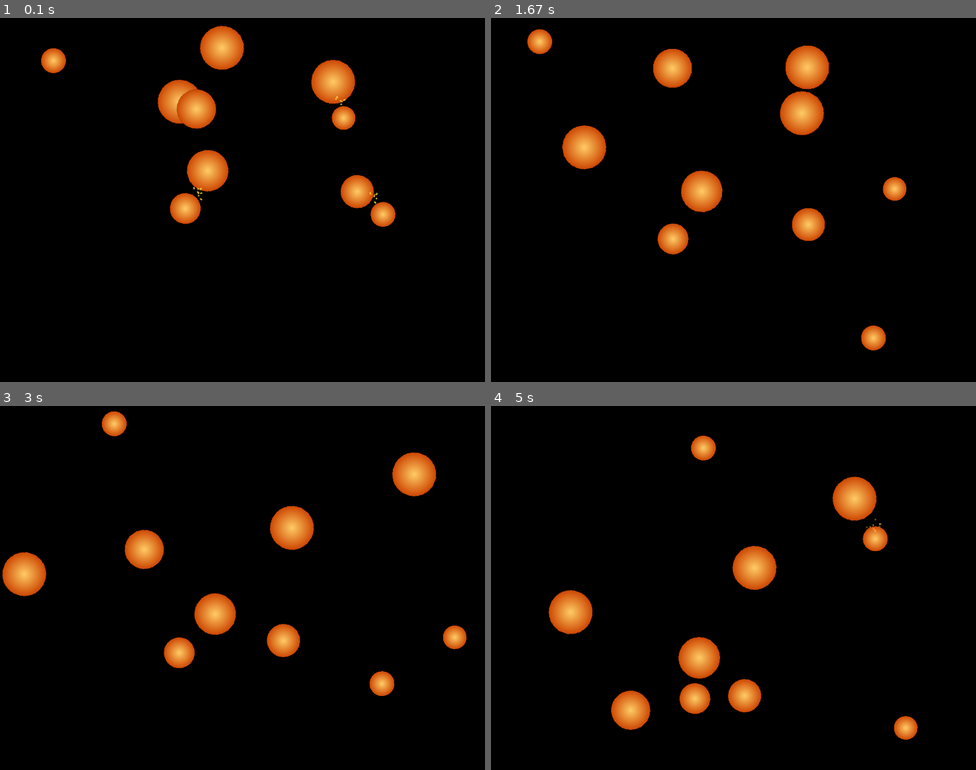
Above: before the commit, frames 1-4 (two rows, left to right).
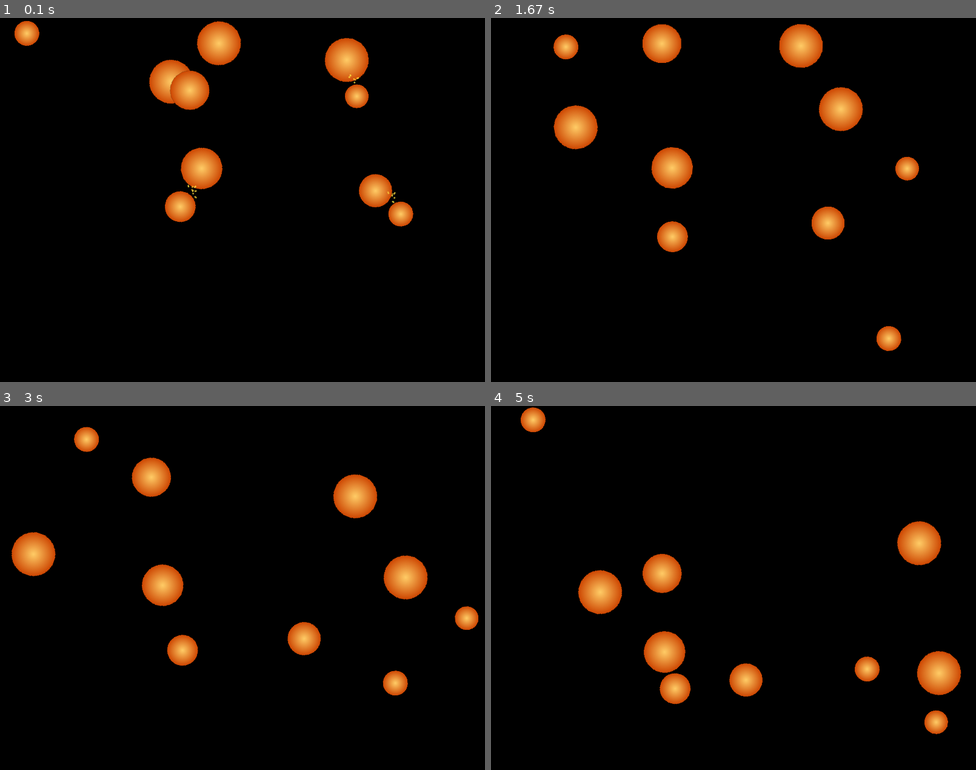
Above: after the commit, the same moments.

Repository: Caetanoag/Love2D-Examples
Game: LÖVE game, started from bouncing_balls/main.lua
The game is run twice, just before and just after one commit, with the same random seed, the same clock (stepped at 60 frames per second) and the same inputs.
Inputs:
- Up to frame 1 (0.1 s): no input
- Up to frame 2 (1.67 s): no input
- Up to frame 3 (3 s): no input
- Up to frame 4 (5 s): no input

The runs differ from the first frame. In frame 1, 7.0% of the frame differs, in the area x 3-86%, y 0-58%; in frame 2, 9.3%; in frame 3, 10%; in frame 4, 11%, in the area x 6-97%, y 0-92%.

Commit message:
feat(bouncing_balls): allow specifying ball count via command line argument
The number of balls is now configurable through the first command line argument,
with validation to ensure it is a positive integer not exceeding 100. This provides
greater flexibility for testing and gameplay without modifying the source code.

Diff:
--- a/bouncing_balls/main.lua
+++ b/bouncing_balls/main.lua
@@ -2,15 +2,37 @@
 local spark = require("src.spark")
 local textures = require("src.textures")
 local sound = require("src.sound")
-function love.load()
+local MAX_BALLS = 100
+
+local function parsePositiveInteger(s)
+    if type(s) ~= "string" then
+        return false
+    end
+    if not s:match("^%d+$") then
+        return false
+    end
+    local n = tonumber(s)
+    if n <= 0 or n > MAX_BALLS then
+        return false
+    end
+    return true, n
+end
+function love.load(args)
     sound.load()
     love.graphics.setDefaultFilter("linear", "linear")
     local tex = textures.circular("assets/ball.png")
     spark.clear()
+    local ballsQuantity = 10
+    if #args > 0 then
+        local ok, n = parsePositiveInteger(args[1])
+        if ok then
+            ballsQuantity = n
+        end
+    end
     Balls = {}
-    for i = 1, 10 do
-        local x = love.math.random(50, love.graphics.getWidth() - 50)
-        local y = love.math.random(50, love.graphics.getHeight() - 50)
+    for i = 1, ballsQuantity do
+        local x = love.math.random(0, love.graphics.getWidth())
+        local y = love.math.random(0, love.graphics.getHeight())
         local r = love.math.random(20, 40)
         local vx = love.math.random(-100, 100)
         local vy = love.math.random(-100, 100)
